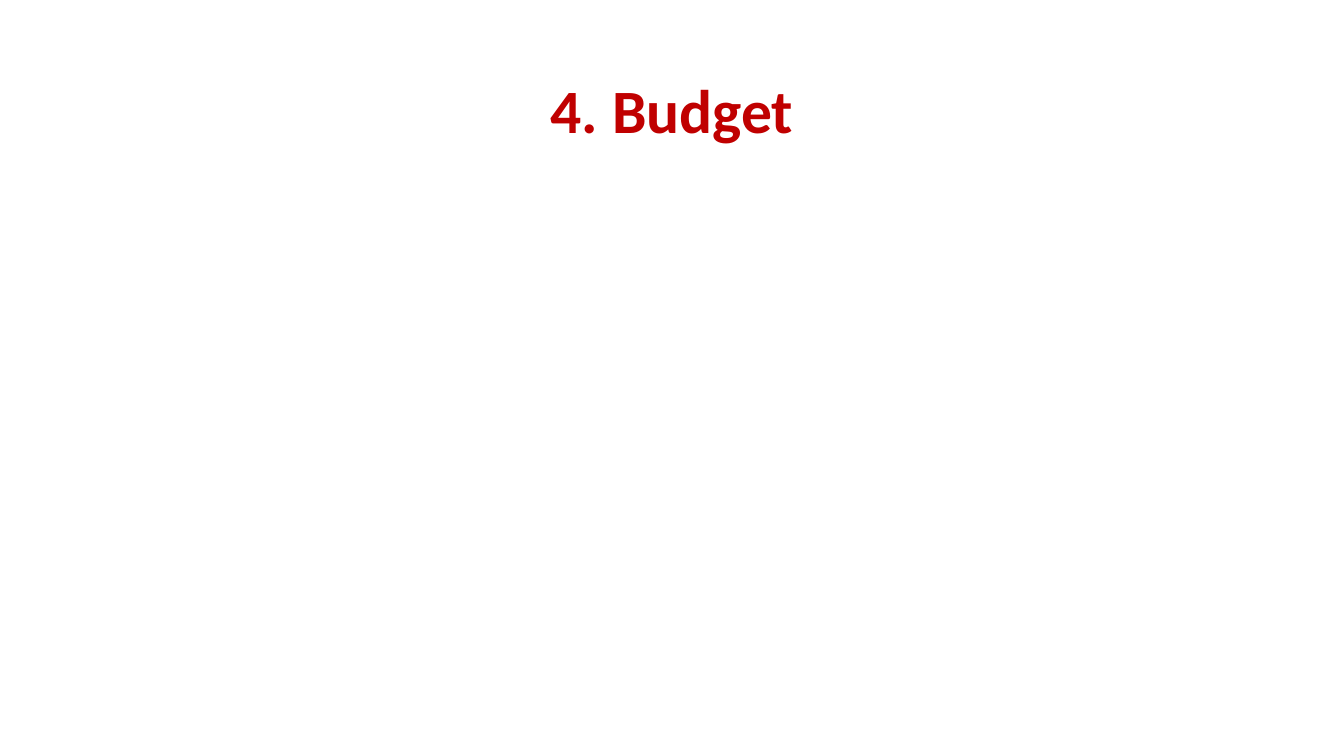
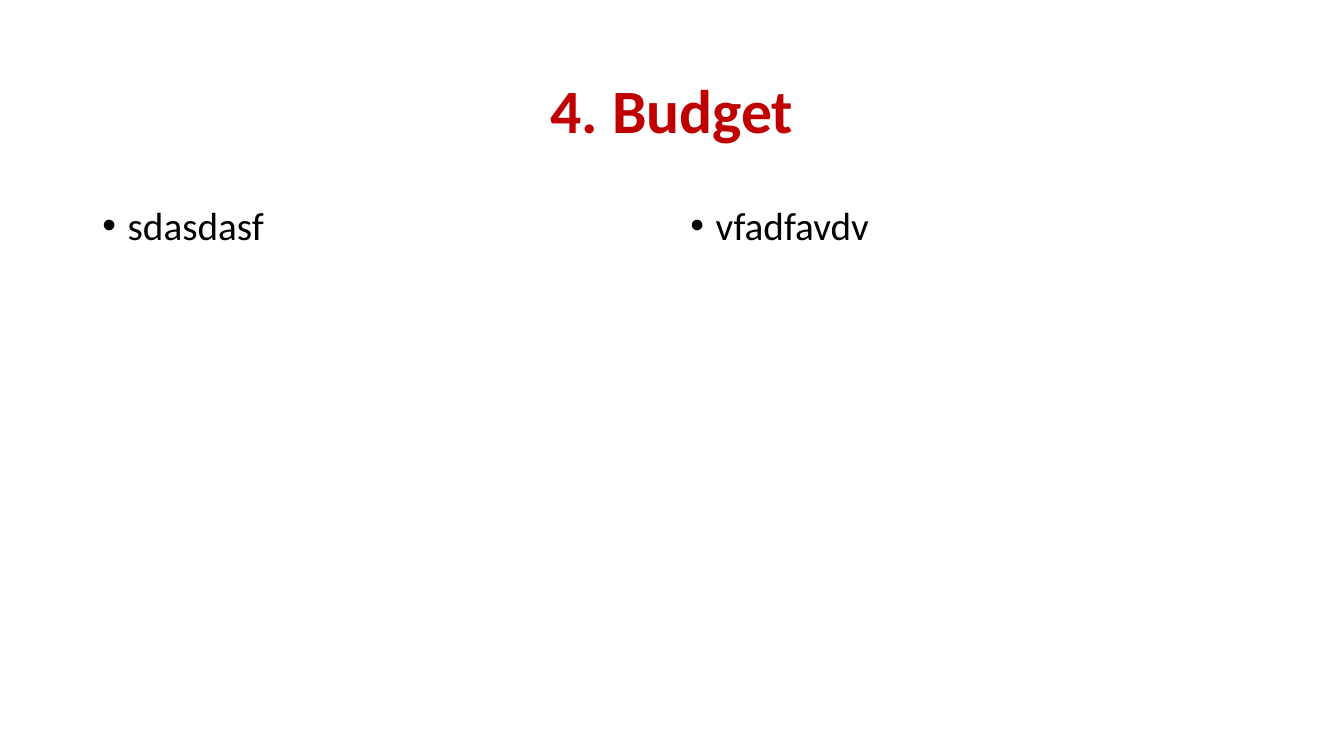
Before and after one commit to OlgaMyk/Yoga-workshop, a slide deck: slide 6 of Yoga Workshop (4).pptx. Drawn at 1344x756 pixels with LibreOffice and Linux fonts; fonts in the diff are those of the drawing. Boxes give left, top, right and bottom in pixels: in the first picture for what was removed or moved away, otherwise in the second. Text is boxed around its words. In the diff, an @@ line names an element or a change of style, - is before the commit and + after.

```diff
--- a/Yoga Workshop (4).pptx
+++ b/Yoga Workshop (4).pptx
@@ text added at [128,212,264,241], 28 pt, text #000000 @@
+• sdasdasf
@@ text added at [716,212,869,241], 28 pt, text #000000 @@
+• vfadfavdv
```
